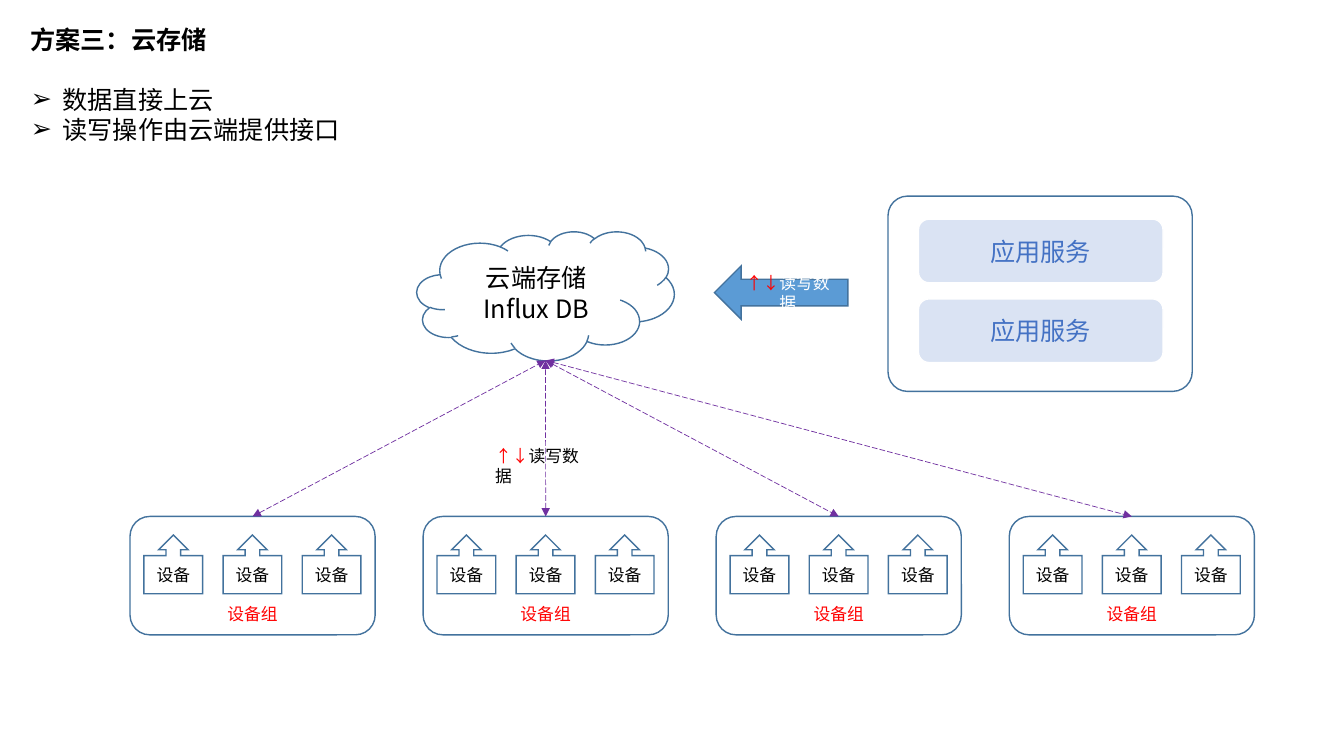
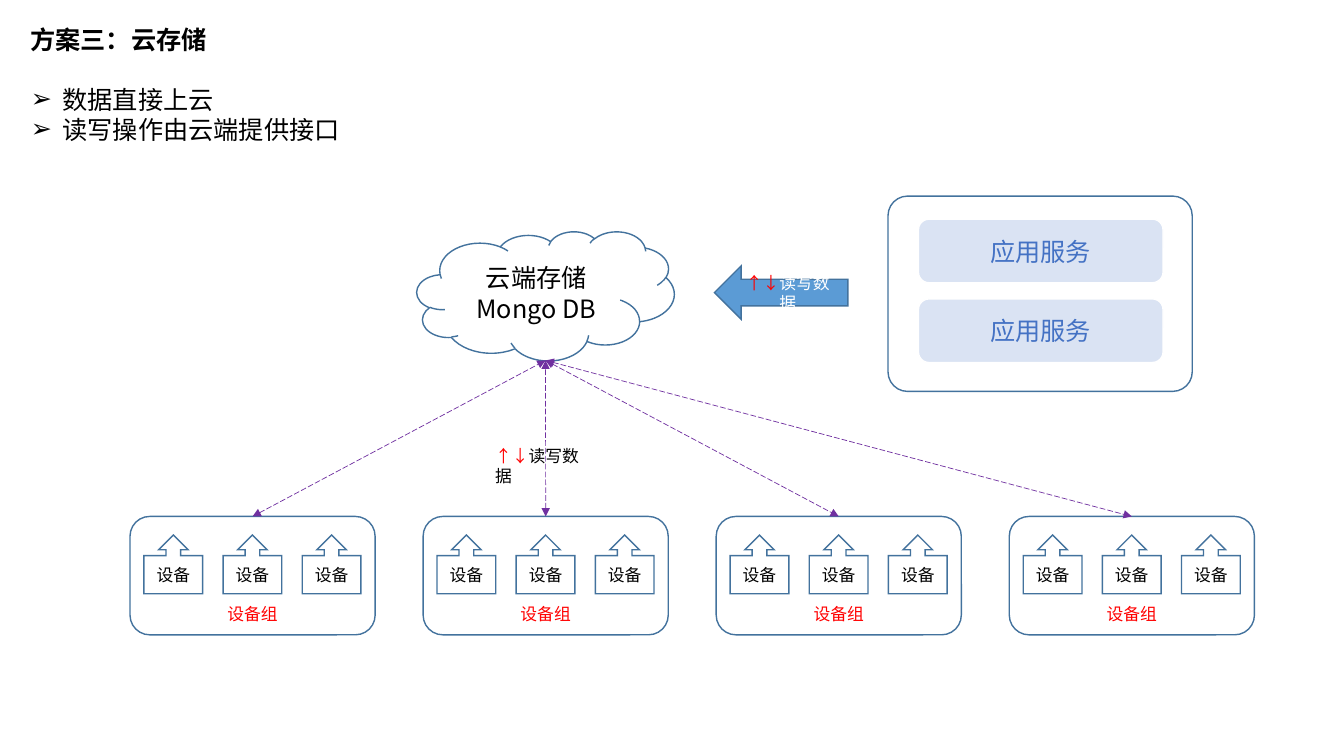
Before and after one commit to pnoker/iot-dc3, a slide deck: slide 3 of dc3/doc/think/数据存储方案思考.pptx. Drawn at 1344x756 pixels with LibreOffice and Linux fonts; fonts in the diff are those of the drawing. Boxes give left, top, right and bottom in pixels: in the first picture for what was removed or moved away, otherwise in the second. Text is boxed around its words. In the diff, an @@ line names an element or a change of style, - is before the commit and + after.

```diff
--- a/dc3/doc/think/数据存储方案思考.pptx
+++ b/dc3/doc/think/数据存储方案思考.pptx
@@ text in cloud at (476, 299, 596, 324): text changed @@
-Influx DB
+Mongo DB
```
Also in this commit, not shown: 1 other slide changed, 4 other files.
